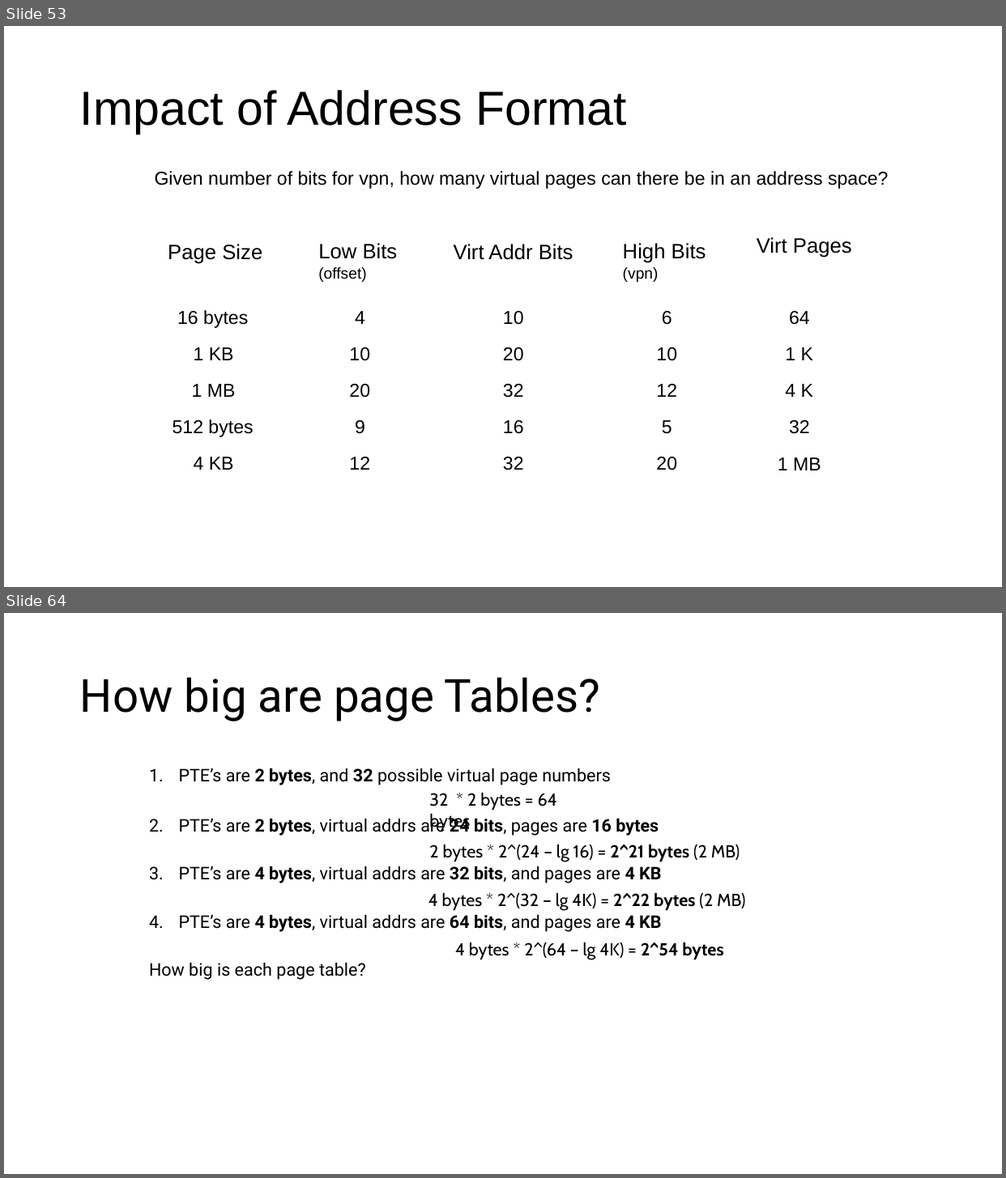
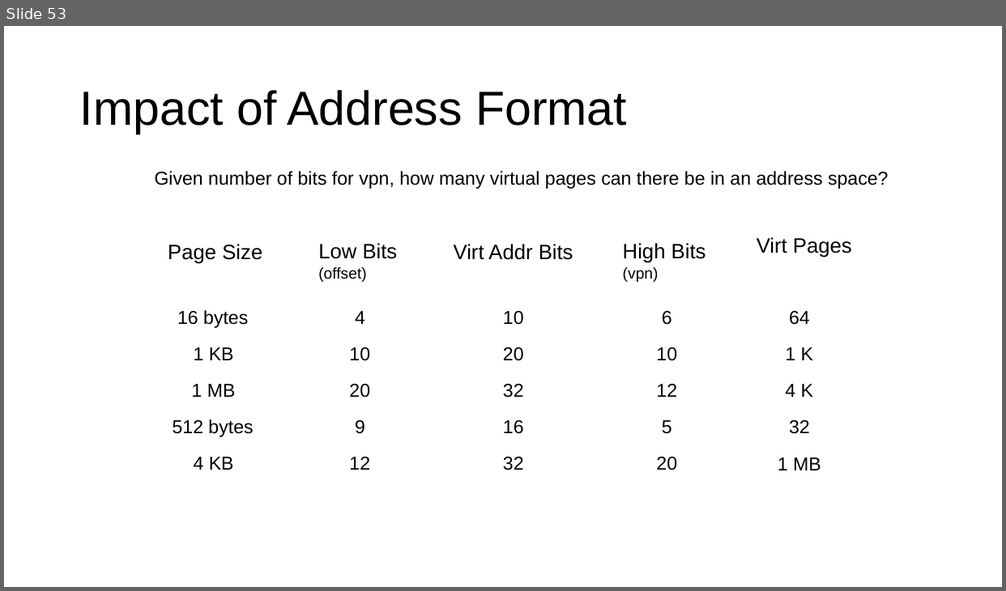
Before and after one commit to ngsrinivas/coursegen, a slide deck: ex/416-F23/staging/416-F23/lectures/05-vm-segmentation-paging.pptx. Shown one above the other, each under a label of ours: slides 53 and 64 before the commit, slide 53 after it; the slides between them are not shown. The pictures are 1006x1178 and 1006x591 pixels, drawn with LibreOffice and Linux fonts; fonts in the diff are those of the drawing. Boxes give left, top, right and bottom in pixels: in the first picture for what was removed or moved away, otherwise in the second. Text is boxed around its words. In the diff, an @@ line names an element or a change of style, - is before the commit and + after.

```diff
--- a/ex/416-F23/staging/416-F23/lectures/05-vm-segmentation-paging.pptx
+++ b/ex/416-F23/staging/416-F23/lectures/05-vm-segmentation-paging.pptx
@@ slide 64 removed at [4,613,1002,1174], background #FFFFFF @@
@@ title removed at [80,677,600,722] @@
-How big are page Tables?
@@ text removed at [149,768,661,980] @@
-1. PTE’s are 2 bytes, and 32 possible virtual page numbers
-2. PTE’s are 2 bytes, virtual addrs are 24 bits, pages are 16 bytes
-3. PTE’s are 4 bytes, virtual addrs are 32 bits, and pages are 4 KB
-4. PTE’s are 4 bytes, virtual addrs are 64 bits, and pages are 4 KB
-How big is each page table?
@@ text removed at [429,792,557,832] @@
-32 * 2 bytes = 64 bytes
@@ text removed at [429,844,739,862] @@
-2 bytes * 2^(24 – lg 16) = 2^21 bytes (2 MB)
@@ text removed at [428,892,745,911] @@
-4 bytes * 2^(32 – lg 4K) = 2^22 bytes (2 MB)
@@ text removed at [455,942,723,960] @@
-4 bytes * 2^(64 – lg 4K) = 2^54 bytes
```
Also in this commit, not shown: 21 other slides removed, 6 other files.
